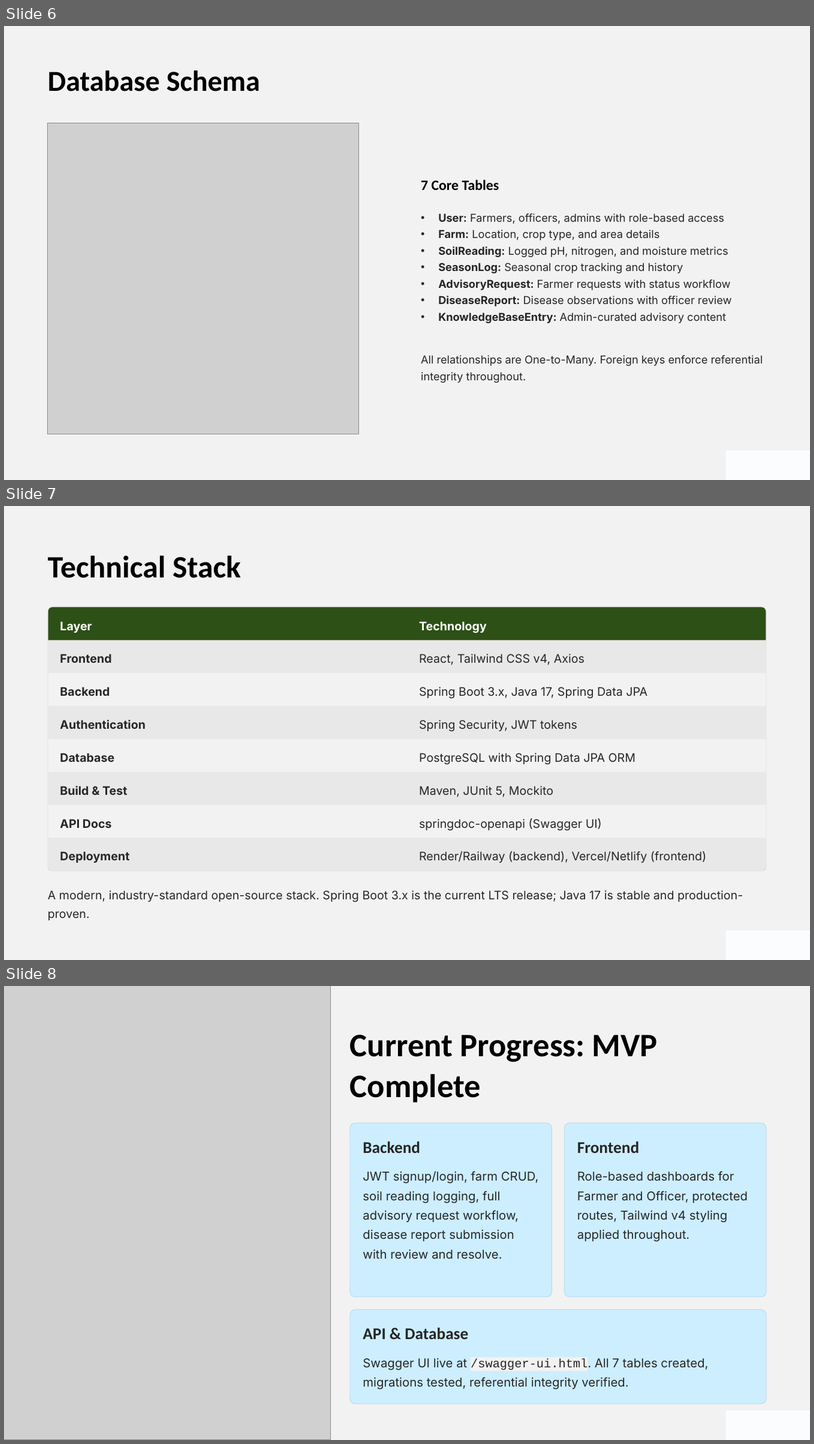
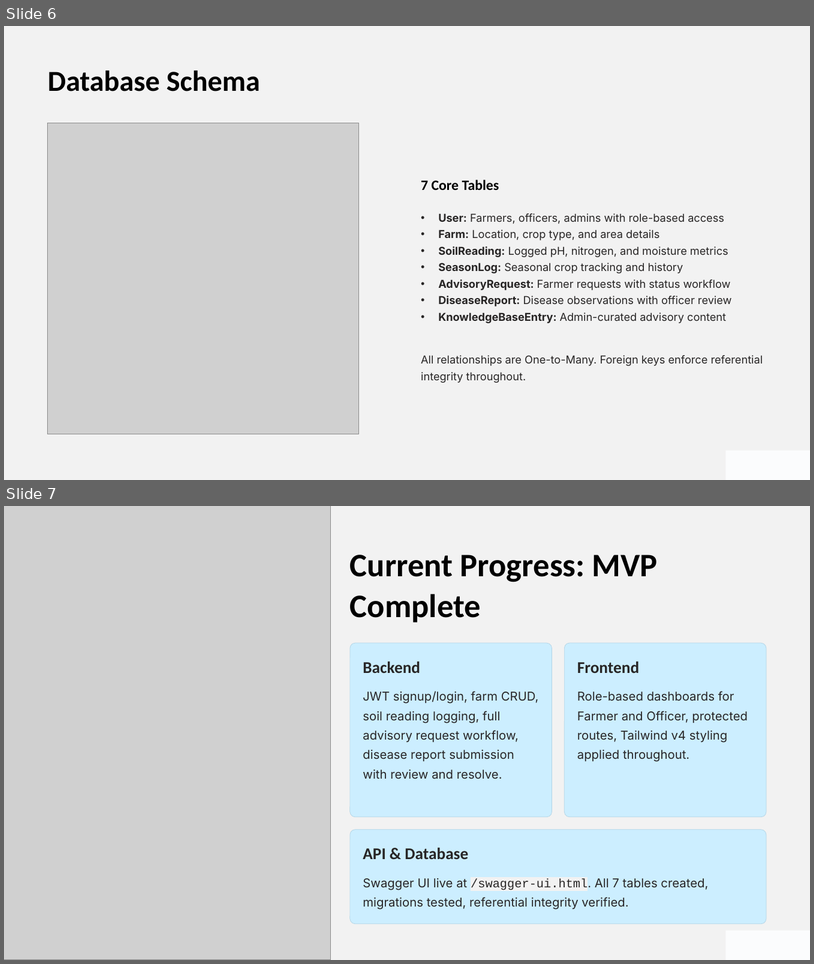
Before and after one commit to CodeTitan-S/crop-advisory-platform, a slide deck: docs/Crop-Advisory-and-Farming-Guidance-Platform.pptx. Shown one above the other, each under a label of ours: slides 6, 7 and 8 before the commit, slides 6 and 7 after it. The pictures are 814x1444 and 814x964 pixels, drawn with LibreOffice and Linux fonts; fonts in the diff are those of the drawing; grey boxes stand for pictures; background and template pictures are left out. Boxes give left, top, right and bottom in pixels: in the first picture for what was removed or moved away, otherwise in the second. Text is boxed around its words. In the diff, an @@ line names an element or a change of style, - is before the commit and + after.

Commit message:
fix: resolve P0-P2 bugs and harden uploads, auth, and workflows
- Run the test suite on in-memory H2 so CI needs no live PostgreSQL;
  make the DataSource driver configurable and drop the CI postgres service
- Pin Jackson to ISO-8601 dates and add an integration test asserting
  createdAt/recordedAt serialize as strings the frontend can parse
- Validate photo uploads by magic bytes instead of the client-supplied
  Content-Type, closing the mislabeled-file upload path
- Trim and normalize CORS origins so stray whitespace or a trailing
  slash in FRONTEND_URL cannot silently break browser requests
- Add admin reassignment for stuck advisory requests and disease
  reports, plus an admin resolve override, with queue read access for
  admins and a new admin Oversight screen
- Open knowledge-base reads to officers, who need the reference material
  when advising farmers
- Fix validation error handling for class-level constraints, NaN input
  handling in the farm and soil forms, defensive API envelope unwrapping,
  and a primitive existsByEmail; update tests and docs accordingly

```diff
--- a/docs/Crop-Advisory-and-Farming-Guidance-Platform.pptx
+++ b/docs/Crop-Advisory-and-Farming-Guidance-Platform.pptx
@@ slide 7 removed at box(4, 506, 810, 960), background picture (left out); not listed: 1 template element that a slide beside it also shows @@
@@ text removed at box(48, 555, 241, 578) @@
-Technical Stack
@@ rounded rectangle removed at box(48, 606, 767, 871) @@
@@ rectangle removed at box(48, 607, 766, 640) @@
@@ freeform shape removed at box(48, 607, 408, 640) @@
@@ freeform shape removed at box(408, 607, 767, 640) @@
@@ text removed at box(60, 621, 92, 633) @@
-Layer
@@ text removed at box(419, 621, 487, 633) @@
-Technology
@@ rectangle removed at box(48, 640, 766, 673) @@
@@ text removed at box(60, 654, 111, 663) @@
-Frontend
@@ text removed at box(419, 654, 585, 665) @@
-React, Tailwind CSS v4, Axios
@@ rectangle removed at box(48, 673, 766, 706) @@
@@ text removed at box(60, 687, 110, 696) @@
-Backend
@@ text removed at box(419, 687, 648, 699) @@
-Spring Boot 3.x, Java 17, Spring Data JPA
@@ rectangle removed at box(48, 706, 766, 738) @@
@@ text removed at box(60, 720, 146, 729) @@
-Authentication
@@ text removed at box(419, 720, 578, 731) @@
-Spring Security, JWT tokens
@@ rectangle removed at box(48, 739, 766, 772) @@
@@ text removed at box(60, 753, 114, 762) @@
-Database
@@ text removed at box(419, 753, 636, 765) @@
-PostgreSQL with Spring Data JPA ORM
@@ rectangle removed at box(48, 772, 766, 804) @@
@@ text removed at box(60, 786, 127, 795) @@
-Build & Test
@@ text removed at box(419, 786, 554, 797) @@
-Maven, JUnit 5, Mockito
@@ rectangle removed at box(48, 805, 766, 838) @@
@@ text removed at box(60, 819, 112, 828) @@
-API Docs
@@ text removed at box(419, 818, 602, 830) @@
-springdoc-openapi (Swagger UI)
@@ rectangle removed at box(48, 838, 766, 870) @@
@@ text removed at box(60, 851, 129, 862) @@
-Deployment
@@ text removed at box(419, 851, 707, 862) @@
-Render/Railway (backend), Vercel/Netlify (frontend)
@@ text removed at box(48, 890, 743, 920) @@
-A modern, industry-standard open-source stack. Spring Boot 3.x is the current LTS release; Java 17 is stable and production-proven.
@@ rectangle removed at box(726, 930, 810, 960) @@
@@ what was slide 8 is now slide 7 @@
```
Also in this commit, not shown: 1 slide changed, 2 slides added, 4 other slides removed, 31 other files.
